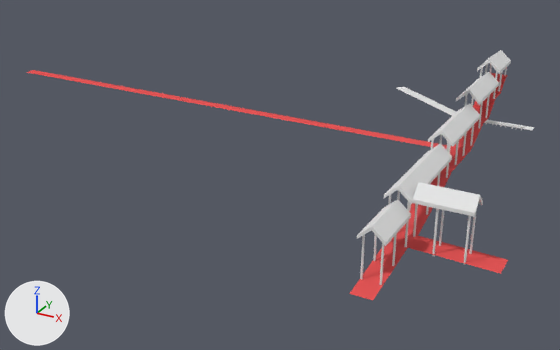
Renders of the Blender file Escada.blend from each side of a commit.
Before and after are seen from a 50 mm camera at (61.0, -261.0, 94.0) aimed at (-63.0, -36.0, -19.0). Every picture has the same lights, and +X, +Y and +Z are marked at lower left.
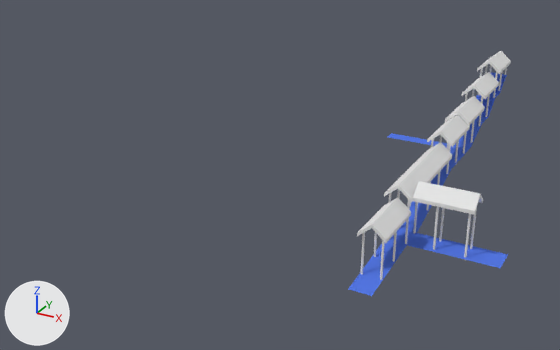
What the commit changed:
Material 'Material.003' (mat_material_003) changes colour from red #e75757 to blue #5679e7; in linear values from (0.8, 0.096, 0.096) to (0.0937, 0.191, 0.8).
me_cylinder_001 is used by ob_cylinder_001; location (-5.7, 23.6, 14.6); scale (-0.328, -0.328, -2.96).
me_cylinder_001 had 2322 vertices, 3324 faces and spanned x -72.0..4.0, y -3.0..365.0, z -2.0..10.0.
me_cylinder_001 now has 2334 vertices, 3340 faces and spans x -72.0..4.0, y -3.0..365.0, z -2.0..10.0.
me_cylinder_001 part 1: the loose piece of 12 vertices spanning x -20.0..4.0, y 110.0..202.0, z 1.0..3.0 is scaled about its middle by (1, 0.614, 1), then moved by (0.0, -33.0, 0.0).
me_cylinder_001 part 2: the loose piece of 12 vertices spanning x -20.0..4.0, y 110.0..202.0, z 1.0..3.0 is copied, and the copy is scaled about its middle by (1, 0.614, 1), then moved by (0.0, 20.0, 0.0); it spans x -20.0..4.0, y 148.0..204.0, z 1.0..3.0.
me_cylinder_001 part 3: 6 vertices moved from x -20.0..4.0, y 116.0..120.0, z -1.0..1.0 to x -20.0..4.0, y 98.0, z -1.0..1.0.
me_cube_003 is used by ob_cube; location (-2.8, 3.4, 2.3); scale (3.33, 0.499, 0.385).
me_cube_003 had 34 vertices, 16 faces and spanned x -59.0..9.0, y -210.0..-1.0, z -46.0..-1.0.
me_cube_003 now has 168 vertices, 112 faces and spans x -7.0..9.0, y -210.0..44.0, z -47.0..27.0.
me_cube_003 part 4: 2 vertices moved from x -1.0..1.0, y -9.0, z -1.0 to x -1.0..1.0, y -1.0, z -1.0; 138 vertices added at x -1.0..1.0, y -1.0..44.0, z -1.0..27.0.
me_cube_003 part 5: 8 vertices moved from x -1.0..1.0, y -210.0..-144.0, z -46.0..-37.0 to x -1.0..1.0, y -210.0..-144.0, z -47.0..-39.0.
me_cube_003 part 6: 4 vertices removed from x -59.0..-7.0, y -51.0..-42.0, z -14.0.
Object 'Cube.014' (ob_cube_014) is deleted.
Object 'Cube.013' (ob_cube_013) is deleted.
Object 'Cube.012' (ob_cube_012) is deleted.
Object 'Cube.011' (ob_cube_011) is deleted.
Object 'Cube.010' (ob_cube_010) is deleted.
Object 'Cube.009' (ob_cube_009) is deleted.
Object 'Cube.008' (ob_cube_008) is deleted.
Object 'Cube.007' (ob_cube_007) is deleted.
Object 'Cube.006' (ob_cube_006) is deleted.
Object 'Cube.005' (ob_cube_005) is deleted.
Object 'Cube.004' (ob_cube_004) is deleted.
Object 'Cube.001' (ob_cube_001) turns from (0, 0, 94) to (0, 0, 0) degrees about x, y and z.
Object 'Cube.001' (ob_cube_001) is rescaled from (0.359, 0.163, 0.362) to (1.0, 1.0, 1.0).
Object 'Cube.001' (ob_cube_001) now shows me_cube_005 instead of me_cube_004.
Object 'Cube.001' (ob_cube_001) moves from (1.3, -4.0, 2.0) to (-2.5, 5.5, 10.4).
Object 'Plane' (ob_plane) is deleted.
Object 'Cube.002' (ob_cube_002) is deleted.
Object 'Cylinder.001' (ob_cylinder_001) is rescaled from (-0.328, -0.328, -2.96) to (-0.328, -0.328, -2.82).
Object 'Cube' (ob_cube) moves from (-2.8, 3.4, 2.3) to (-3.0, 2.7, 2.6).
Object 'Cube' (ob_cube) is rescaled from (3.33, 0.499, 0.385) to (3.33, 0.499, 0.344).

Changed parts and their boxes [x1, y1, x2, y2] in the pictures (560 x 350 px; the box of a moved part takes in the faces that stretch with it):
'Cylinder.001', reshaped, rescaled
    before: [357, 50, 511, 285]
    after: [357, 51, 511, 280]
'Cube', recoloured, reshaped, moved, rescaled (67% narrower)
    before: [27, 70, 508, 300]
    after: [348, 72, 508, 296]
'Plane', deleted
    before: [396, 86, 534, 130]
'Cube.002', deleted
    before: [473, 73, 507, 117]
'Cube.012', deleted
    before: [515, 125, 525, 128]
'Cube.011', deleted
    before: [504, 123, 514, 126]
'Cube.008', deleted
    before: [494, 121, 504, 124]
'Cube.004', deleted
    before: [485, 121, 494, 124]
part 1 of me_cylinder_001, moved or reshaped
    before: [428, 103, 480, 147]
    after: [445, 96, 485, 126]
part 2 of me_cylinder_001, added
    after: [427, 114, 470, 147]
part 3 of me_cylinder_001, moved or reshaped
    before: [456, 72, 499, 105]
    after: [462, 72, 499, 99]
part 4 of me_cube_003, built on
    before: [476, 116, 489, 124]
    after: [475, 72, 507, 123]
part 5 of me_cube_003, moved or reshaped
    before: [349, 203, 508, 300]
    after: [348, 201, 508, 296]
part 6 of me_cube_003, deleted (red)
    before: [27, 70, 392, 139]
